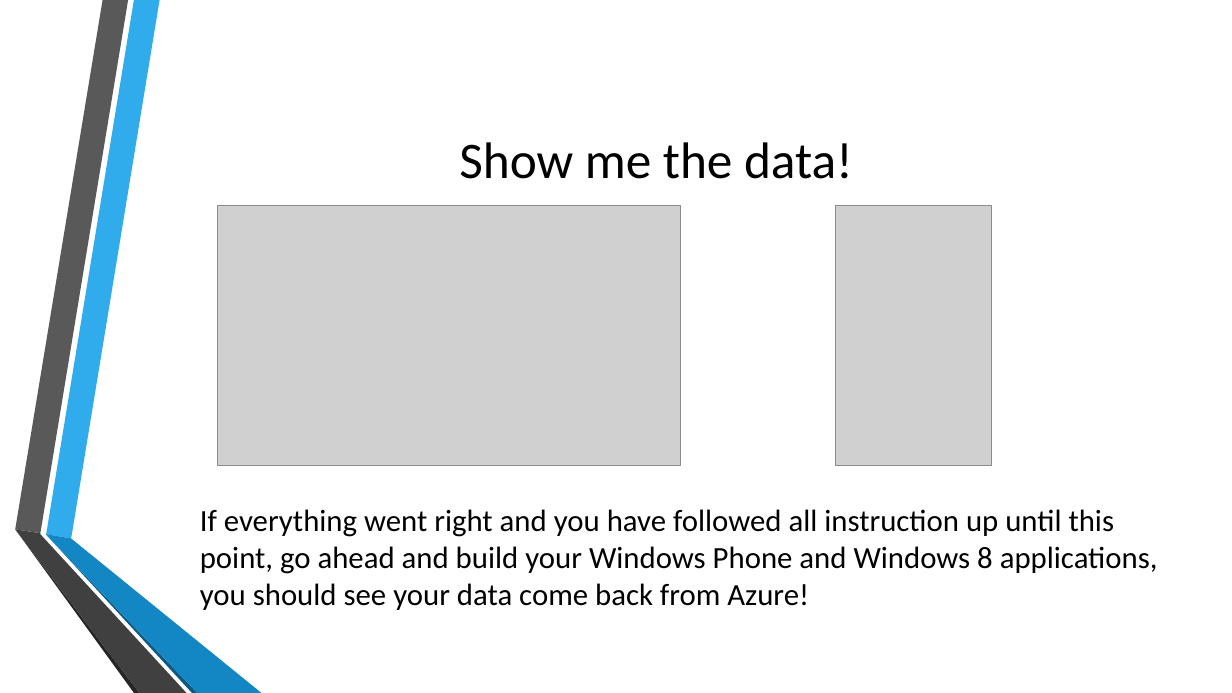
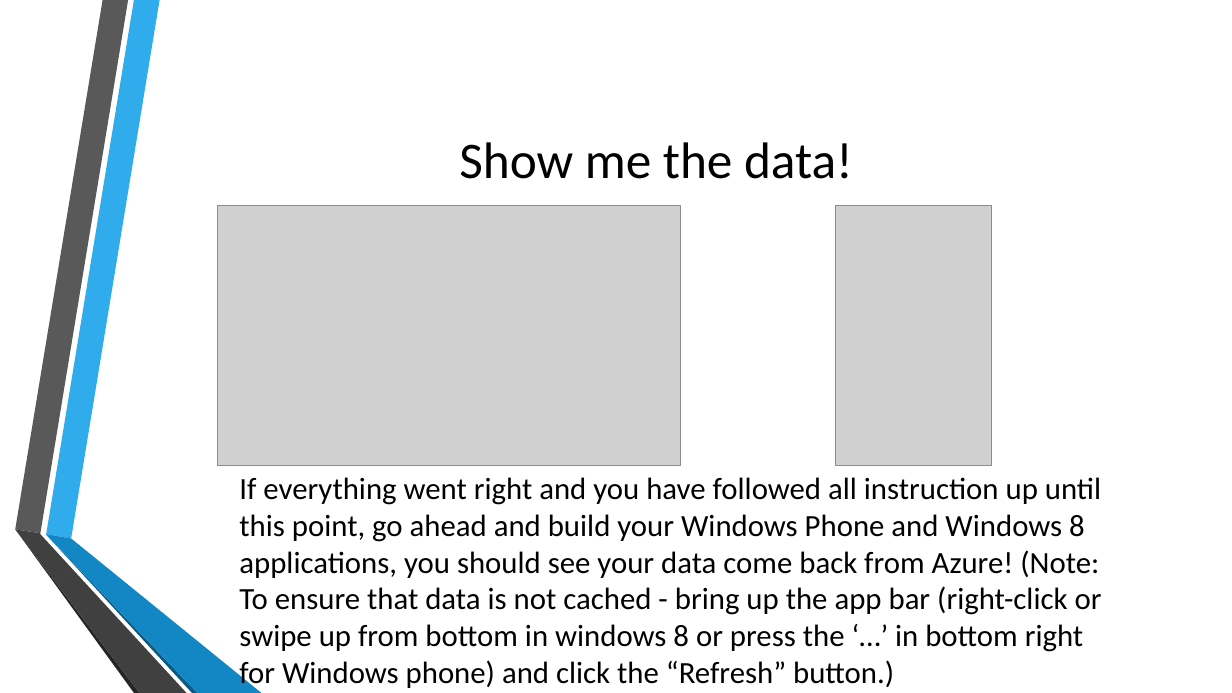
Before and after one commit to toolboc/XPlatformCloudKit, a slide deck: slide 31 of XPlatformCloudkit.pptx. Drawn at 1232x693 pixels with LibreOffice and Linux fonts; fonts in the diff are those of the drawing; grey boxes stand for pictures; background and template pictures are left out. Boxes give left, top, right and bottom in pixels: in the first picture for what was removed or moved away, otherwise in the second. Text is boxed around its words. In the diff, an @@ line names an element or a change of style, - is before the commit and + after.

Commit message:
Updated Slides

```diff
--- a/XPlatformCloudkit.pptx
+++ b/XPlatformCloudkit.pptx
@@ text at (239, 477, 1102, 692): text changed @@
-If everything went right and you have followed all instruction up until this point, go ahead and build your Windows Phone and Windows 8 applications, you should see your data come back from Azure!
+If everything went right and you have followed all instruction up until this point, go ahead and build your Windows Phone and Windows 8 applications, you should see your data come back from Azure! (Note: To ensure that data is not cached - bring up the app bar (right-click or swipe up from bottom in windows 8 or press the ‘…’ in bottom right for Windows phone) and click the “Refresh” button.)
```
